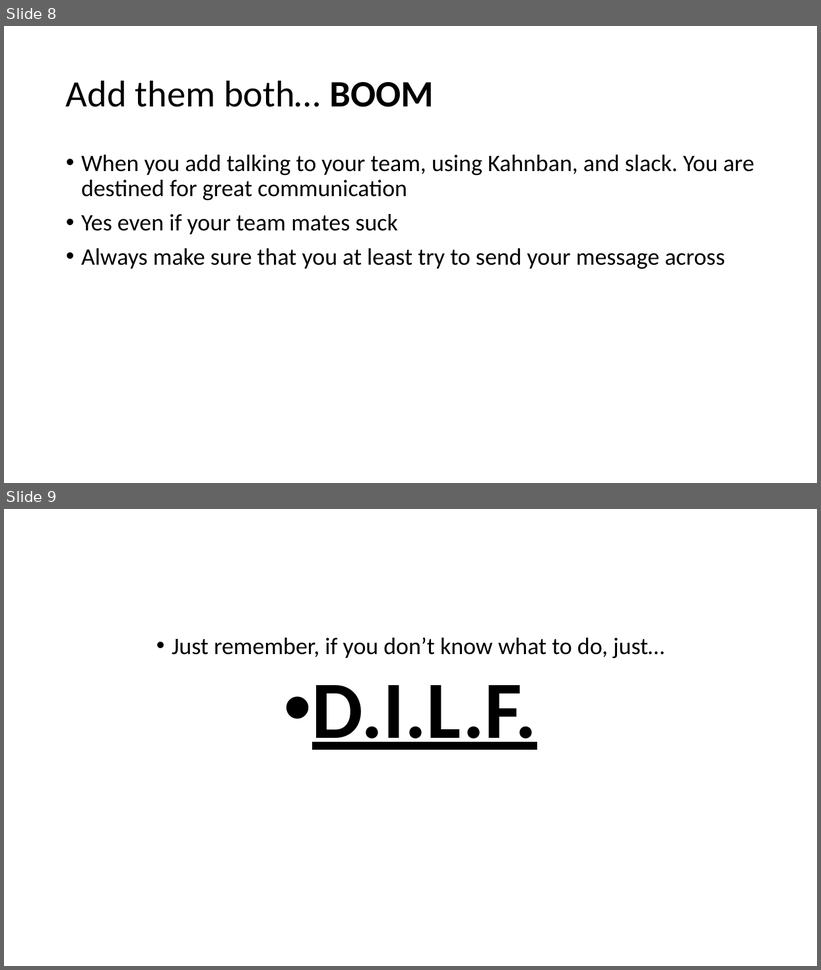
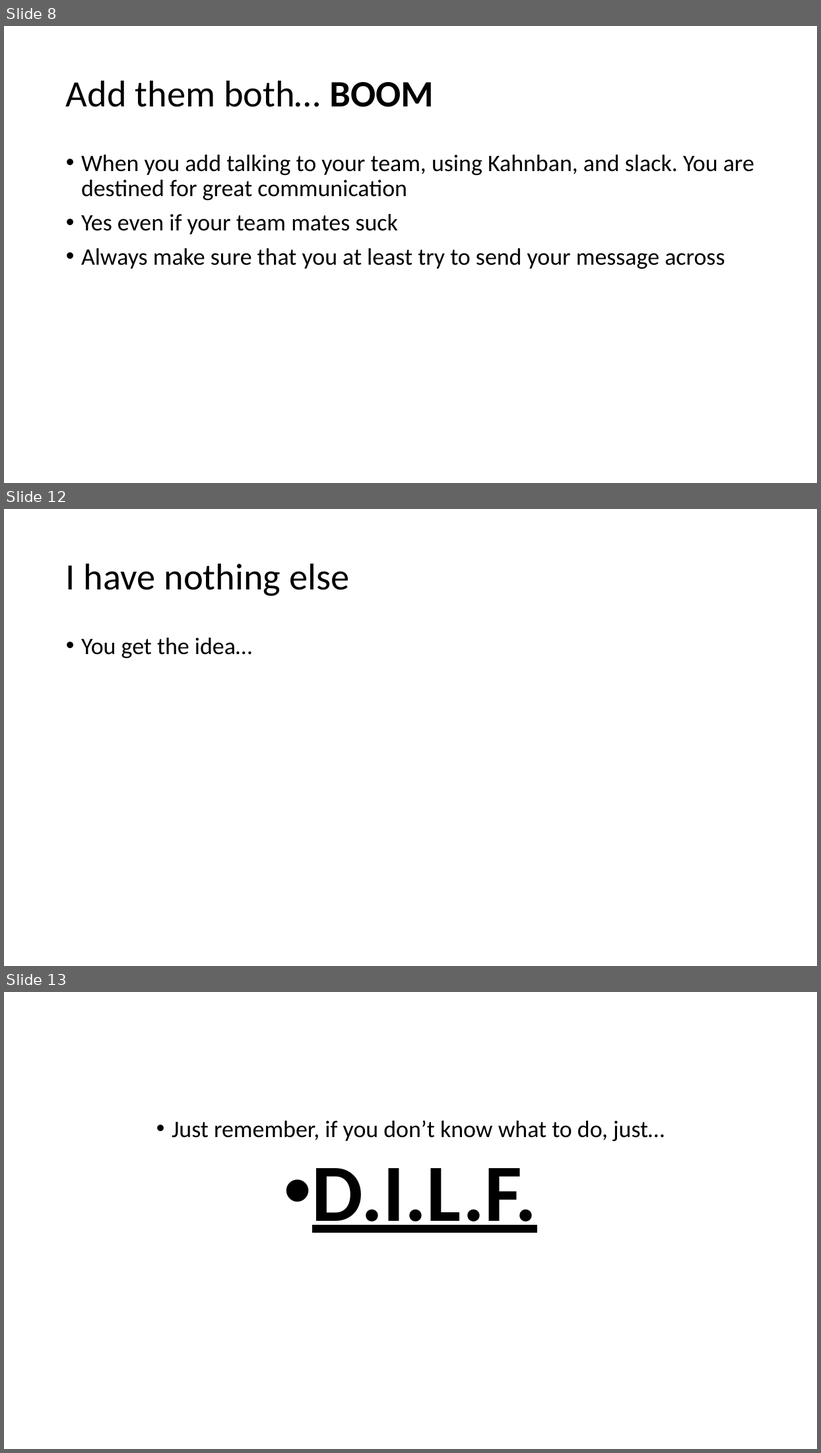
Before and after one commit to csmith1188/docpacs2122, a slide deck: docpac_mar18/Presentation.pptx. Shown one above the other, each under a label of ours: slides 8 and 9 before the commit, slides 8, 12 and 13 after it; the slides between them are not shown. The pictures are 821x970 and 821x1453 pixels, drawn with LibreOffice and Linux fonts; fonts in the diff are those of the drawing. Boxes give left, top, right and bottom in pixels: in the first picture for what was removed or moved away, otherwise in the second. Text is boxed around its words. In the diff, an @@ line names an element or a change of style, - is before the commit and + after.

```diff
--- a/docpac_mar18/Presentation.pptx
+++ b/docpac_mar18/Presentation.pptx
@@ slide 12 added at box(4, 509, 817, 966), background #FFFFFF @@
@@ title added at box(66, 563, 349, 596), 44 pt, text #000000 @@
+I have nothing else
@@ text added at box(81, 638, 252, 658), 28 pt, text #000000 @@
+• You get the idea…
@@ what was slide 9 is now slide 13 @@
```
Also in this commit, not shown: 3 slides changed, 3 other slides added.
